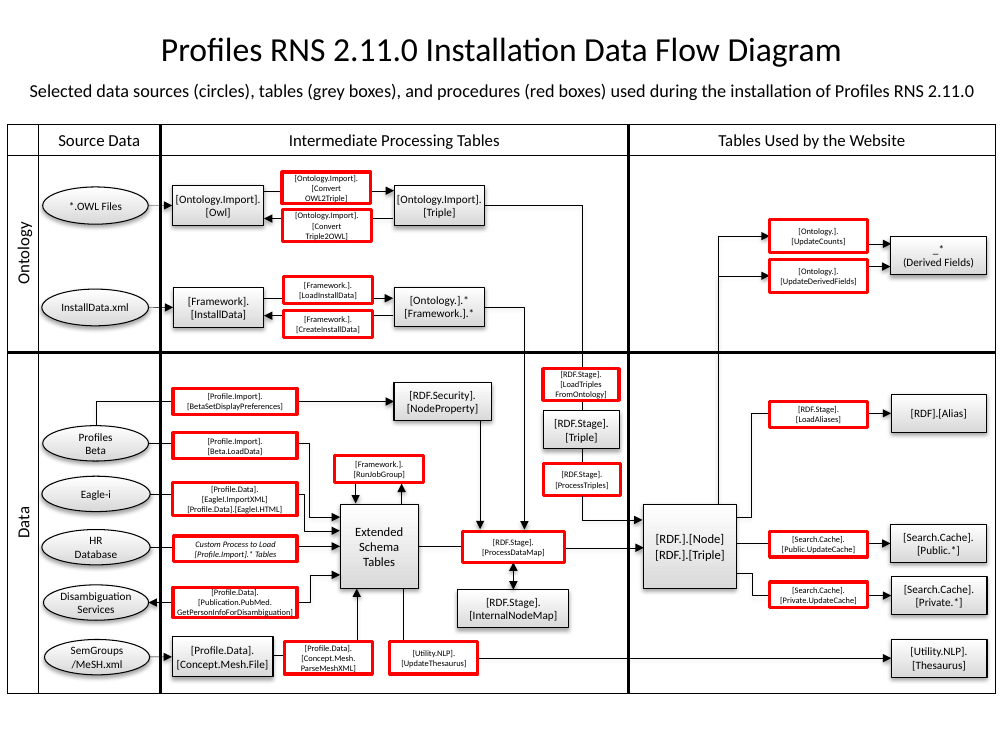
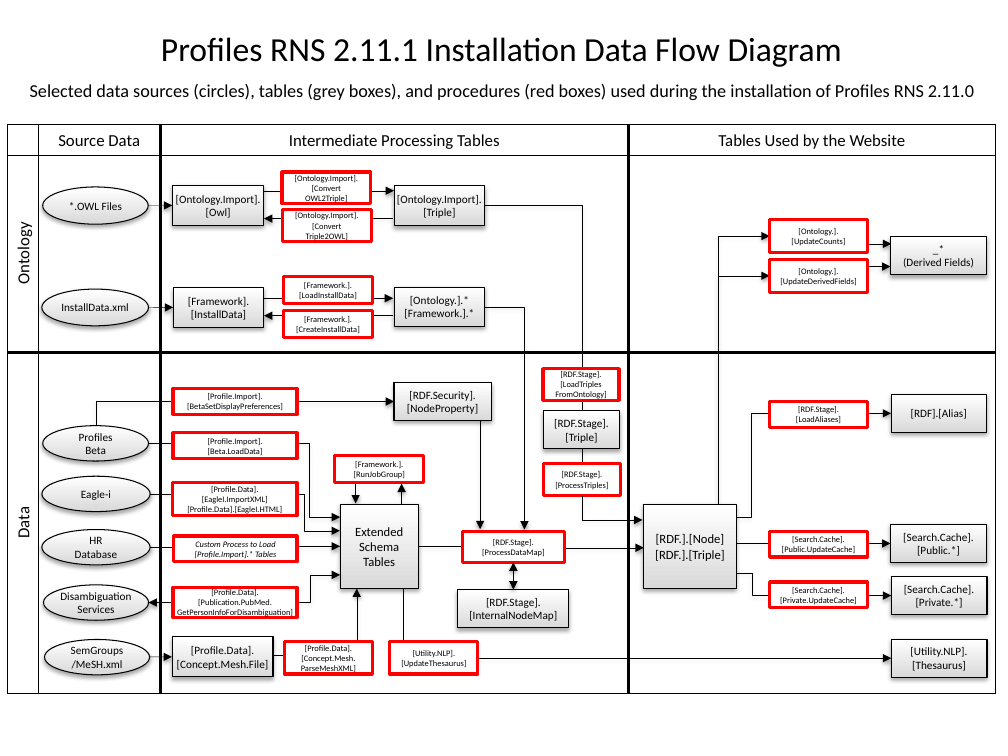
Before and after one commit to ProfilesRNS/ProfilesRNS, a slide deck: slide 1 of Documentation/ProfilesRNS_DataFlowDiagram.pptx. Drawn at 1008x756 pixels with LibreOffice and Linux fonts; fonts in the diff are those of the drawing. Boxes give left, top, right and bottom in pixels: in the first picture for what was removed or moved away, otherwise in the second. Text is boxed around its words. In the diff, an @@ line names an element or a change of style, - is before the commit and + after.

```diff
--- a/Documentation/ProfilesRNS_DataFlowDiagram.pptx
+++ b/Documentation/ProfilesRNS_DataFlowDiagram.pptx
@@ text at [161, 37, 842, 67]: text changed @@
-Profiles RNS 2.11.0 Installation Data Flow Diagram
+Profiles RNS 2.11.1 Installation Data Flow Diagram
```
Also in this commit, not shown: 6 other files.
